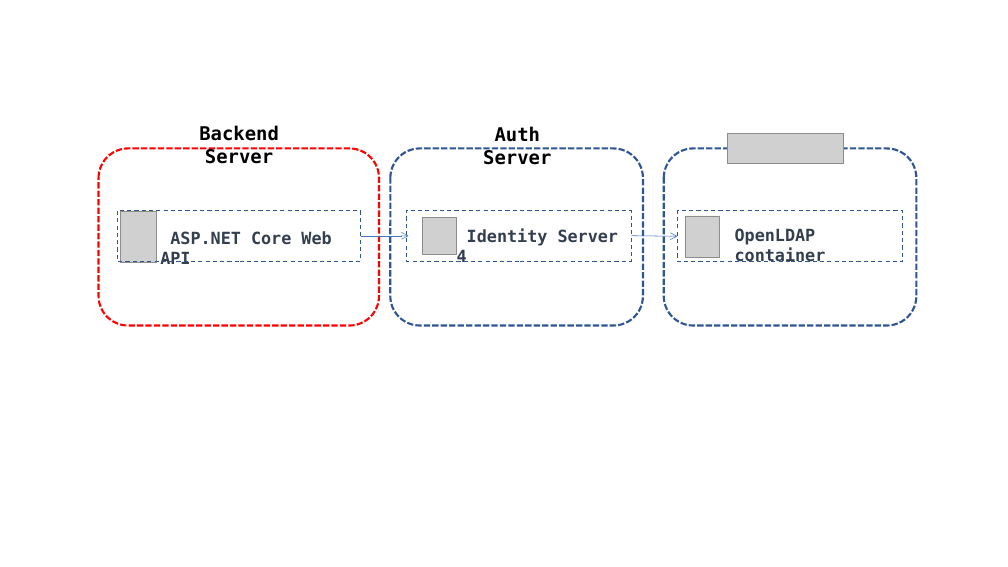
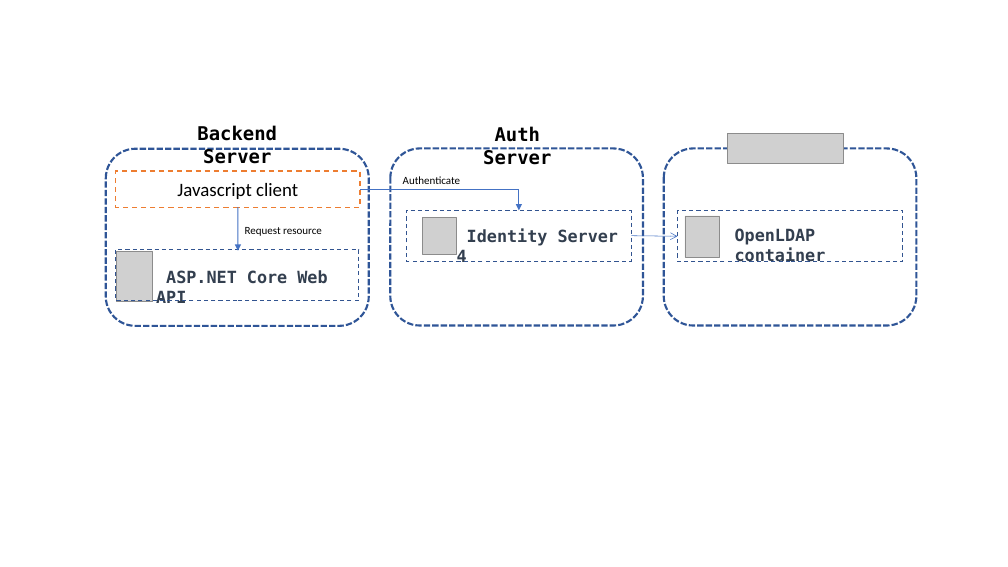
Before and after one commit to KarateJB/AspNetCore.IdentityServer4.Sample, a slide deck: slide 1 of doc/Architecture.pptx. Drawn at 1008x567 pixels with LibreOffice and Linux fonts; fonts in the diff are those of the drawing; grey boxes stand for pictures. Boxes give left, top, right and bottom in pixels: in the first picture for what was removed or moved away, otherwise in the second. Text is boxed around its words. In the diff, an @@ line names an element or a change of style, - is before the commit and + after.

```diff
--- a/doc/Architecture.pptx
+++ b/doc/Architecture.pptx
@@ rounded rectangle: place and size @@
-rounded rectangle at [98, 148, 379, 325]
+rounded rectangle at [106, 149, 369, 326]
@@ rounded rectangle at [106, 149, 369, 326]: outline #FF0000 2 pt dashed to #2F5597 2 pt dashed @@
@@ rectangle added at [116, 171, 360, 207], fill #FFFFFF, outline #ED7D31 1.25 pt dashed, 18 pt, text #000000 @@
+Javascript client
@@ text added at [403, 176, 460, 184], 10.5 pt, text #000000 @@
+Authenticate
@@ arrow added from (238, 207) to (238, 251), #4472C4 1 pt @@
@@ elbow arrow added from (360, 189) to (519, 210), #4472C4 1 pt @@
@@ text added at [245, 227, 322, 236], 10.5 pt, text #000000 @@
+Request resource
@@ arrow removed from (361, 236) to (408, 236) @@
@@ picture: place and size @@
-picture at [120, 212, 157, 262]
+picture at [116, 251, 153, 302]
@@ rectangle: place and size @@
-rectangle at [117, 210, 361, 261]
+rectangle at [116, 250, 359, 300]
@@ text "ASP.NET Core Web API": place and size @@
-text "ASP.NET Core Web API" at [160, 231, 331, 264]
+text "ASP.NET Core Web API" at [156, 270, 327, 303]
```
Also in this commit, not shown: 1 other slide changed, 1 other file.
